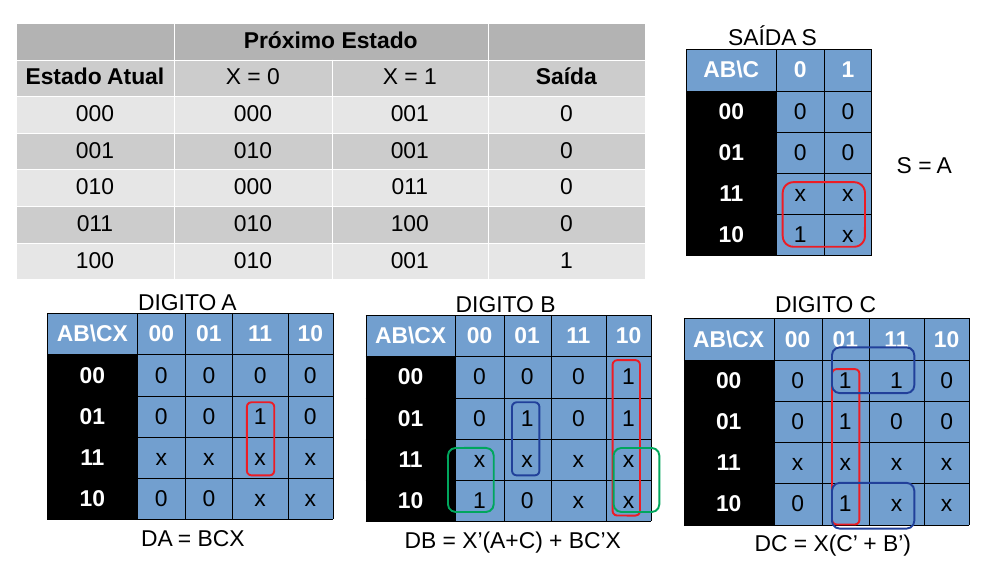
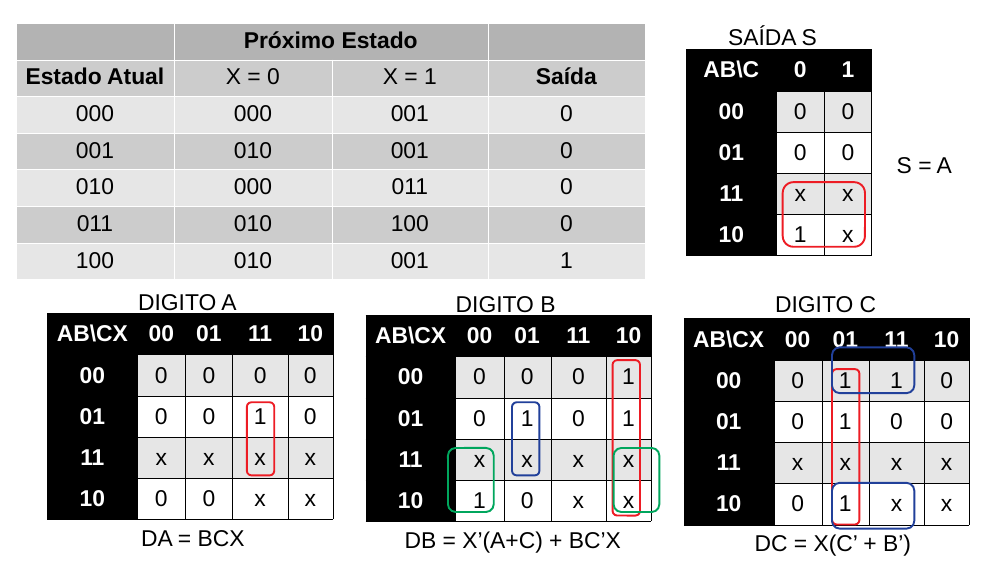
Before and after one commit to BrunoMasunaga/mef-sd, a slide deck: slide 3 of MEF em Moore.odp (slide 5 before the commit). Drawn at 1008x567 pixels with LibreOffice and Linux fonts; fonts in the diff are those of the drawing. Boxes give left, top, right and bottom in pixels: in the first picture for what was removed or moved away, otherwise in the second. Text is boxed around its words. In the diff, an @@ line names an element or a change of style, - is before the commit and + after.

```diff
--- a/MEF em Moore.odp
+++ b/MEF em Moore.odp
@@ table at [687, 49, 873, 255] @@
@@ fill #729FCF to #000000 in row 1 @@
@@ fill #729FCF to #E6E6E6 in 4 cells @@
@@ fill #729FCF to #FFFFFF in 4 cells @@
@@ table at [48, 314, 333, 520] @@
@@ fill #729FCF to #000000 in row 1 @@
@@ fill #729FCF to #E6E6E6 in 8 cells @@
@@ fill #729FCF to #FFFFFF in 8 cells @@
@@ table at [366, 316, 651, 521] @@
@@ fill #729FCF to #000000 in row 1 @@
@@ fill #729FCF to #E6E6E6 in 8 cells @@
@@ fill #729FCF to #FFFFFF in 8 cells @@
@@ table at [684, 318, 970, 524] @@
@@ fill #729FCF to #000000 in row 1 @@
@@ fill #729FCF to #E6E6E6 in 8 cells @@
@@ fill #729FCF to #FFFFFF in 8 cells @@
```
Also in this commit, not shown: 2 other slides changed, 2 slides removed.
